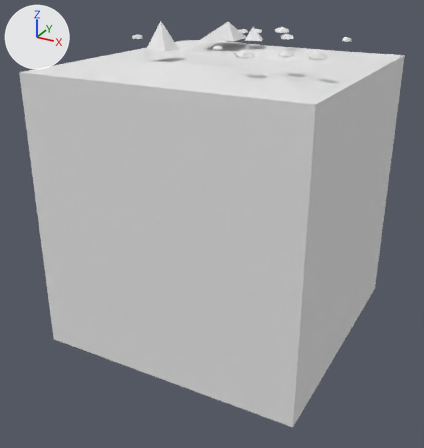
Before and after pictures for a commit that changed the FBX model Assets/Tiles/Rock/Scree Tile 0.fbx.
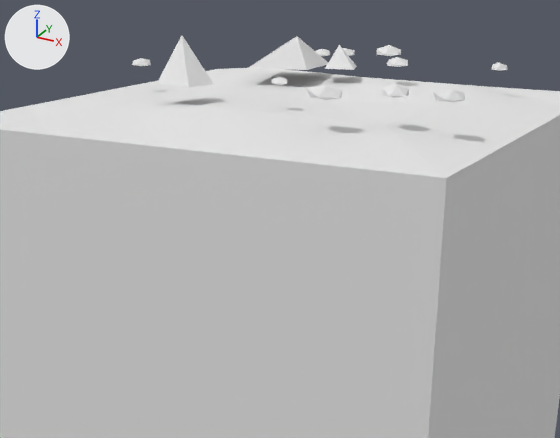
Old and new are each drawn whole from a camera (50 mm lens) standing at (1.95, -3.79, 1.68) and looking at (-0.04, -0.17, -0.13) and again close up on the part from 13% to 90% of the width and 0% to 57% of the height. Every picture has the same lights, and +X, +Y and +Z are marked at upper left. The older version's two pictures come first. Where no turn or scale is listed for an object, it has been applied to the vertices. Vertices at exactly the same position are counted once.

The scene before the commit, as lines of its bpy script (objects in view):
```python
me_scree_tile_0 = bpy.data.meshes.new('Scree Tile 0')
me_scree_tile_0.from_pydata(...)  # 172 vertices, 257 faces; spans x -1.0..1.0, y -1.0..1.0, z -1.0..1.35
me_scree_tile_0.materials.append(mat_tileworld_tiles)  # its picture is missing
ob_scree_tile_0 = bpy.data.objects.new('Scree Tile 0', me_scree_tile_0)
ob_scree_tile_0.location = (0.0, 0.0, 0.0)
```
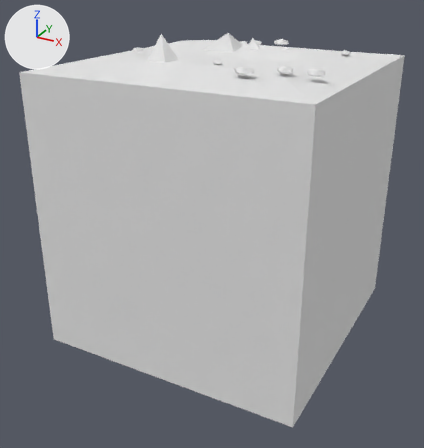
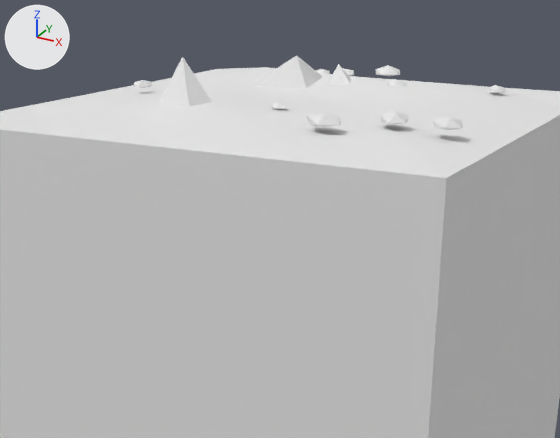
Diff of the bpy script that builds the scene:
```diff
--- a/Assets/Tiles/Rock/Scree Tile 0.fbx.py
+++ b/Assets/Tiles/Rock/Scree Tile 0.fbx.py
@@ me_scree_tile_0 @@
 # verts and faces of me_scree_tile_0; kept vertices keep their numbers, new ones are numbered from 172
-me_scree_tile_0.from_pydata(...)  # 172 vertices, 257 faces; spans x -1.0..1.0, y -1.0..1.0, z -1.0..1.35
+me_scree_tile_0.from_pydata(...)  # 172 vertices, 260 faces; spans x -1.0..1.0, y -1.0..1.0, z -1.0..1.27
+# me_scree_tile_0 part 1: the loose piece of 12 vertices spanning x -0.17..-0.07, y 0.65..0.73, z 1.19..1.22 is moved by (0.0, 0.0, -0.09)
+# me_scree_tile_0 part 2: the loose piece of 12 vertices spanning x -0.25..-0.16, y 0.59..0.68, z 1.19..1.22 is moved by (0.0, 0.0, -0.09)
+# me_scree_tile_0 part 3: the loose piece of 12 vertices spanning x -0.74..-0.66, y -0.14..-0.06, z 1.19..1.22 is moved by (0.0, 0.0, -0.09)
+# me_scree_tile_0 part 4: the loose piece of 12 vertices spanning x 0.56..0.67, y -0.52..-0.41, z 1.19..1.23 is moved by (0.0, 0.0, -0.09)
+# me_scree_tile_0 part 5: the loose piece of 12 vertices spanning x 0.22..0.33, y 0.34..0.43, z 1.19..1.23 is moved by (0.0, 0.0, -0.09)
+# me_scree_tile_0 part 6: the loose piece of 12 vertices spanning x 0.76..0.87, y -0.53..-0.43, z 1.19..1.23 is moved by (0.0, 0.0, -0.09)
+# me_scree_tile_0 part 7: the loose piece of 12 vertices spanning x 0.06..0.14, y -0.38..-0.31, z 1.19..1.21 is moved by (0.0, 0.0, -0.09)
+# me_scree_tile_0 part 8: the loose piece of 12 vertices spanning x 0.02..0.13, y 0.71..0.83, z 1.19..1.23 is moved by (0.0, 0.0, -0.09)
+# me_scree_tile_0 part 9: the loose piece of 12 vertices spanning x 0.66..0.72, y 0.43..0.51, z 1.19..1.22 is moved by (0.0, 0.0, -0.09)
+# me_scree_tile_0 part 10: the loose piece of 12 vertices spanning x 0.36..0.49, y -0.68..-0.58, z 1.19..1.23 is moved by (0.0, 0.0, -0.09)
+# me_scree_tile_0 part 11: the loose piece of 5 vertices spanning x -0.38..-0.18, y -0.49..-0.3, z 1.17..1.35 is rebuilt with 5 vertices and now spans x -0.38..-0.18, y -0.49..-0.3, z 1.09..1.27
+# me_scree_tile_0 part 12: the loose piece of 5 vertices spanning x -0.37..-0.08, y 0.17..0.49, z 1.17..1.3 is rebuilt with 5 vertices and now spans x -0.37..-0.08, y 0.17..0.49, z 1.09..1.22
+# me_scree_tile_0 part 13: the loose piece of 5 vertices spanning x -0.07..0.1, y 0.31..0.46, z 1.17..1.27 is deleted
+# me_scree_tile_0 part 14
+verts[172] = (0.0, 0.38, 1.19)  # pixel (338, 63)
+verts[173] = (-0.07, 0.41, 1.09)
+verts[174] = (-0.03, 0.31, 1.09)
+verts[175] = (0.05, 0.46, 1.09)
+verts[176] = (0.1, 0.33, 1.09)
+faces += [(172, 173, 174), (172, 175, 173), (172, 176, 175), (172, 174, 176), (173, 175, 176, 174)]
 me_scree_tile_0.materials.append(mat_tileworld_tiles)
```

Pixel boxes [x1, y1, x2, y2] of what changed, in the close-ups (560 x 438 px; the box of a moved part takes in the faces that stretch with it):
'Scree Tile 0', reshaped: before [0, 35, 560, 438]; after [0, 56, 560, 438]
part 1 of me_scree_tile_0, moved or reshaped: before [335, 48, 355, 56]; after [343, 68, 354, 76]
part 2 of me_scree_tile_0, moved or reshaped: before [315, 49, 330, 56]; after [316, 69, 330, 74]
part 3 of me_scree_tile_0, moved or reshaped: before [132, 58, 151, 66]; after [133, 80, 152, 88]
part 4 of me_scree_tile_0, moved or reshaped: before [382, 83, 410, 98]; after [381, 110, 408, 125]
part 5 of me_scree_tile_0, moved or reshaped: before [387, 57, 408, 67]; after [387, 79, 407, 87]
part 6 of me_scree_tile_0, moved or reshaped: before [433, 88, 465, 102]; after [432, 115, 463, 130]
part 7 of me_scree_tile_0, moved or reshaped: before [271, 77, 287, 85]; after [271, 102, 287, 110]
part 8 of me_scree_tile_0, moved or reshaped: before [377, 45, 401, 56]; after [376, 65, 400, 76]
part 9 of me_scree_tile_0, moved or reshaped: before [492, 62, 507, 71]; after [490, 85, 505, 93]
part 10 of me_scree_tile_0, moved or reshaped: before [306, 84, 342, 100]; after [306, 111, 341, 127]
part 11 of me_scree_tile_0, rebuilt: before [157, 35, 213, 87]; after [158, 57, 212, 106]
part 12 of me_scree_tile_0, rebuilt: before [249, 36, 328, 70]; after [252, 56, 322, 89]
part 13 of me_scree_tile_0, deleted: before [325, 45, 357, 70]
part 14 of me_scree_tile_0, added: after [327, 64, 351, 84]
